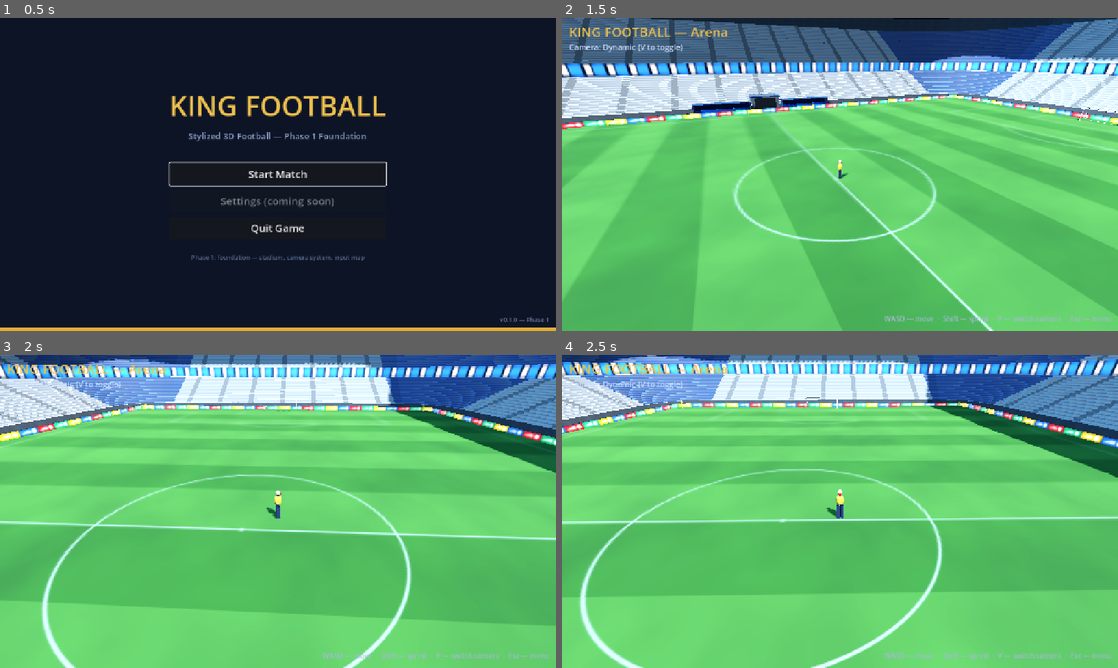
Above: before the commit, frames 1-4 (two rows, left to right).
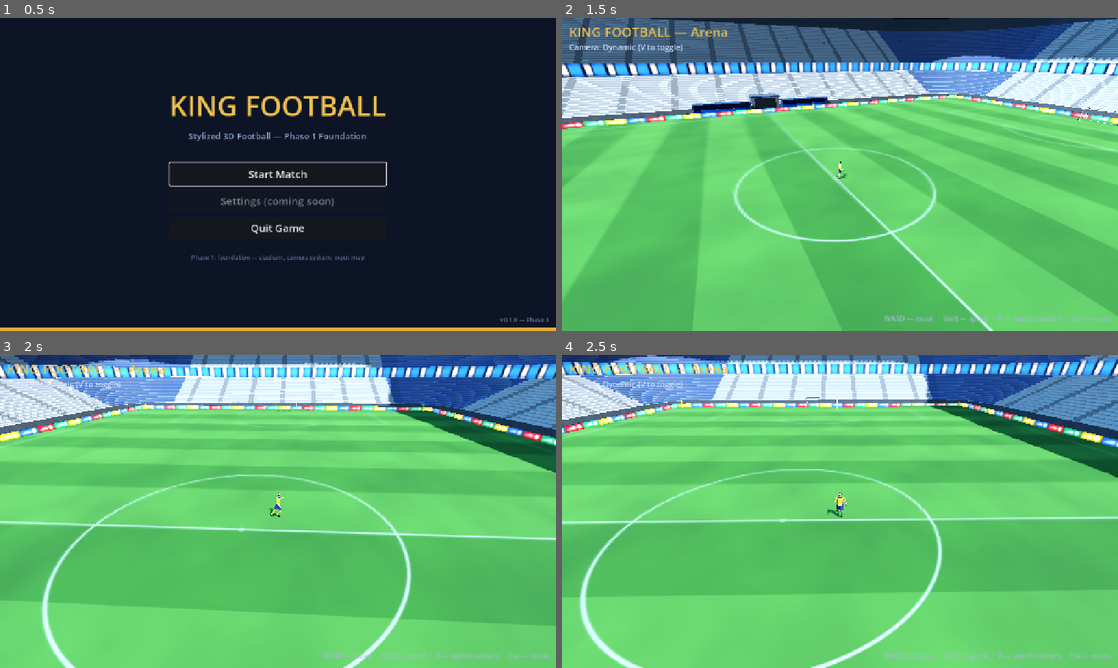
Above: after the commit, the same moments.

Repository: MOT1209/UNITY-GAMES-3D
Game: Godot game, scene res://scenes/main/main.tscn
Same seed, same stepped clock (60 frames per second), same inputs: the game is played once before the commit and once after it.
Inputs (mouse positions are in pixels of both pictures, inside the frame that each line leads up to):
- Up to frame 1 (0.5 s): no input
- Up to frame 2 (1.5 s): click "Start Match" at 0.5 s; tap Enter at 1.25 s; move the mouse to (962, 158) at 1.27 s; hold D (move_right) from 1.28 s (still down); hold V (camera_toggle) from 1.28 s (still down)
- Up to frame 3 (2 s): keep holding D (move_right); keep holding V (camera_toggle)
- Up to frame 4 (2.5 s): move the mouse to (728, 527) at 2.02 s; release D (move_right) at 2.03 s; release V (camera_toggle) at 2.03 s; hold S (move_backward) from 2.03 s (still down); tap C (dribble) at 2.1 s

Frame 1 is identical in both runs. In frame 2, less than 0.1% of the frame differs, in the area x 49-52%, y 45-52%; in frame 3, 0.1%; in frame 4, 0.1%, in the area x 1-52%, y 24-53%.

Commit message:
KING FOOTBALL: character pack integration - real player model (player.glb, Idle/Walk/Run/Kick) replaces placeholder visuals, PlayerCharacterVisual anim driver wired to controller signals; referee/assistant/prop GLBs imported; suites 49+57+103+29 all green

Diff:
--- a/Foßball godot/king-f-oß-ball/scenes/player/player.tscn
+++ b/Foßball godot/king-f-oß-ball/scenes/player/player.tscn
@@ -1,44 +1,13 @@
-[gd_scene load_steps=11 format=3]
+[gd_scene load_steps=6 format=3]
 
 [ext_resource type="Script" path="res://scripts/player/player_controller.gd" id="1_controller"]
 [ext_resource type="Resource" path="res://resources/configurations/player_config.tres" id="2_config"]
-
-[sub_resource type="StandardMaterial3D" id="jersey_material"]
-albedo_color = Color(0.92, 0.76, 0.22, 1)
-roughness = 0.7
-
-[sub_resource type="StandardMaterial3D" id="skin_material"]
-albedo_color = Color(0.93, 0.72, 0.55, 1)
-roughness = 0.9
-
-[sub_resource type="StandardMaterial3D" id="shorts_material"]
-albedo_color = Color(0.14, 0.17, 0.3, 1)
-roughness = 0.85
-
-[sub_resource type="StandardMaterial3D" id="facing_marker_material"]
-albedo_color = Color(0.78, 0.12, 0.1, 1)
+[ext_resource type="PackedScene" path="res://assets/models/characters/player.glb" id="3_character"]
+[ext_resource type="Script" path="res://scripts/player/player_character_visual.gd" id="4_visual"]
 
 [sub_resource type="CapsuleShape3D" id="body_capsule"]
 radius = 0.3
 height = 1.86
-
-[sub_resource type="CapsuleMesh" id="torso_mesh"]
-radius = 0.24
-height = 0.66
-radial_segments = 16
-rings = 8
-
-[sub_resource type="SphereMesh" id="head_mesh"]
-radius = 0.16
-height = 0.32
-radial_segments = 16
-rings = 8
-
-[sub_resource type="BoxMesh" id="marker_mesh"]
-size = Vector3(0.09, 0.09, 0.14)
-
-[sub_resource type="BoxMesh" id="leg_mesh"]
-size = Vector3(0.17, 0.85, 0.22)
 
 [node name="Player" type="CharacterBody3D"]
 script = ExtResource("1_controller")
@@ -49,30 +18,6 @@
 shape = SubResource("body_capsule")
 
 [node name="VisualRoot" type="Node3D" parent="."]
+script = ExtResource("4_visual")
 
-[node name="Body" type="MeshInstance3D" parent="VisualRoot"]
-position = Vector3(0, 1.22, 0)
-mesh = SubResource("torso_mesh")
-material_override = SubResource("jersey_material")
-
-[node name="Head" type="MeshInstance3D" parent="VisualRoot"]
-position = Vector3(0, 1.72, 0)
-mesh = SubResource("head_mesh")
-material_override = SubResource("skin_material")
-
-[node name="FacingMarker" type="MeshInstance3D" parent="VisualRoot"]
-position = Vector3(0, 1.66, -0.16)
-mesh = SubResource("marker_mesh")
-material_override = SubResource("facing_marker_material")
-
-[node name="PlaceholderVisuals" type="Node3D" parent="VisualRoot"]
-
-[node name="LegLeft" type="MeshInstance3D" parent="VisualRoot/PlaceholderVisuals"]
-position = Vector3(0.12, 0.425, 0)
-mesh = SubResource("leg_mesh")
-material_override = SubResource("shorts_material")
-
-[node name="LegRight" type="MeshInstance3D" parent="VisualRoot/PlaceholderVisuals"]
-position = Vector3(-0.12, 0.425, 0)
-mesh = SubResource("leg_mesh")
-material_override = SubResource("shorts_material")
+[node name="Character" parent="VisualRoot" instance=ExtResource("3_character")]
--- /dev/null
+++ b/Foßball godot/king-f-oß-ball/scripts/player/player_character_visual.gd
@@ -0,0 +1,72 @@
+class_name PlayerCharacterVisual
+extends Node3D
+
+## Drives the real character model's AnimationPlayer from the parent
+## `PlayerController`'s state/speed signals. Deliberately decoupled: the
+## controller stays visual-agnostic and this node just listens.
+##
+## Animation mapping (assets/models/characters/player.glb, facing -Z):
+##   IDLE      → "Idle"
+##   MOVING    → "Walk" below `walk_max_speed`, otherwise "Run"
+##   SPRINTING → "Run"
+## "Kick" is reserved for Phase 4 — call `play_kick()` from the gameplay layer.
+
+## Planar speed (m/s) at which MOVING switches from Walk to Run.
+@export var walk_max_speed: float = 3.2
+## Cross-fade time between locomotion clips (s).
+@export var anim_fade: float = 0.18
+
+var _anim: AnimationPlayer
+var _current_state: PlayerController.MovementState = \
+		PlayerController.MovementState.IDLE
+
+
+func _ready() -> void:
+	_anim = _find_anim_player(self)
+	var controller := get_parent() as PlayerController
+	if controller != null:
+		controller.movement_state_changed.connect(_on_state_changed)
+		controller.speed_changed.connect(_on_speed_changed)
+	if _anim != null:
+		_anim.play("Idle")
+	else:
+		push_warning("PlayerCharacterVisual: no AnimationPlayer found under %s." % name)
+
+
+func _on_state_changed(new_state: PlayerController.MovementState) -> void:
+	_current_state = new_state
+	match new_state:
+		PlayerController.MovementState.IDLE:
+			_play("Idle")
+		PlayerController.MovementState.MOVING:
+			_play("Walk")  # speed refinement arrives with the next speed signal
+		PlayerController.MovementState.SPRINTING:
+			_play("Run")
+
+
+func _on_speed_changed(speed: float) -> void:
+	# Only refine while actually moving — IDLE/SPRINTING have their own clips.
+	if _current_state != PlayerController.MovementState.MOVING:
+		return
+	_play("Run" if speed > walk_max_speed else "Walk")
+
+
+## Phase 4 hook: fire the kick animation once (locomotion resumes automatically
+## on the next state/speed change).
+func play_kick() -> void:
+	_play("Kick")
+
+
+func _play(clip: String) -> void:
+	if _anim != null and _anim.has_animation(clip):
+		_anim.play(clip, anim_fade)
+
+
+func _find_anim_player(node: Node) -> AnimationPlayer:
+	if node is AnimationPlayer:
+		return node as AnimationPlayer
+	for child in node.get_children():
+		var found := _find_anim_player(child)
+		if found != null:
+			return found
+	return null
--- a/Foßball godot/king-f-oß-ball/tests/phase2_validation.gd
+++ b/Foßball godot/king-f-oß-ball/tests/phase2_validation.gd
@@ -98,15 +98,31 @@
 				"player origin at ground level (capsule bottom = origin)",
 				"bottom=%f" % bottom)
 	var visual: Node3D = player.get_node_or_null("VisualRoot")
-	var has_body: bool = visual != null and visual.get_node_or_null("Body") != null \
-			and visual.get_node_or_null("Head") != null
-	_check(has_body, "player scene: VisualRoot with Body + Head")
-	var has_marker: bool = visual != null and visual.get_node_or_null("FacingMarker") != null
-	_check(has_marker, "player scene: visible -Z facing marker")
-	var legs: Node3D = player.get_node_or_null("VisualRoot/PlaceholderVisuals")
-	_check(legs != null and legs.get_child_count() >= 2, "player scene: distinct lower body")
+	var character: Node = visual.get_node_or_null("Character") if visual != null else null
+	_check(character != null and character is Node3D,
+			"player scene: VisualRoot carries the real character model (player.glb)")
+	var anim: AnimationPlayer = _find_anim_player(character) if character != null else null
+	var anims_ok: bool = anim != null \
+			and anim.has_animation("Idle") and anim.has_animation("Walk") \
+			and anim.has_animation("Run") and anim.has_animation("Kick")
+	_check(anims_ok, "player scene: character model has Idle/Walk/Run/Kick animations")
+	var wiring_ok: bool = visual != null \
+			and visual.get_script() == load(
+					"res://scripts/player/player_character_visual.gd") \
+			and visual.has_method("play_kick")
+	_check(wiring_ok, "player scene: visual animation driver script wired (play_kick hook)")
 	_check(player.config is PlayerConfig, "player scene: PlayerConfig resource assigned")
 	player.free()
+
+
+func _find_anim_player(node: Node) -> AnimationPlayer:
+	if node is AnimationPlayer:
+		return node as AnimationPlayer
+	for child in node.get_children():
+		var found := _find_anim_player(child)
+		if found != null:
+			return found
+	return null
 
 
 # --- Test environment helpers -------------------------------------------------
Binary file added: Foßball godot/king-f-oß-ball/assets/models/characters/assistant_referee.glb
Not shown, added: Foßball godot/king-f-oß-ball/assets/models/characters/assistant_referee.glb.import
Binary file added: Foßball godot/king-f-oß-ball/assets/models/characters/ball.glb
Not shown, added: Foßball godot/king-f-oß-ball/assets/models/characters/ball.glb.import
Binary file added: Foßball godot/king-f-oß-ball/assets/models/characters/ball_T_Ball.png
Not shown, added: Foßball godot/king-f-oß-ball/assets/models/characters/ball_T_Ball.png.import
Binary file added: Foßball godot/king-f-oß-ball/assets/models/characters/card_red.glb
Not shown, added: Foßball godot/king-f-oß-ball/assets/models/characters/card_red.glb.import
Binary file added: Foßball godot/king-f-oß-ball/assets/models/characters/card_yellow.glb
Not shown, added: Foßball godot/king-f-oß-ball/assets/models/characters/card_yellow.glb.import
Binary file added: Foßball godot/king-f-oß-ball/assets/models/characters/flag.glb
Not shown, added: Foßball godot/king-f-oß-ball/assets/models/characters/flag.glb.import
(and 12 more such lines)
